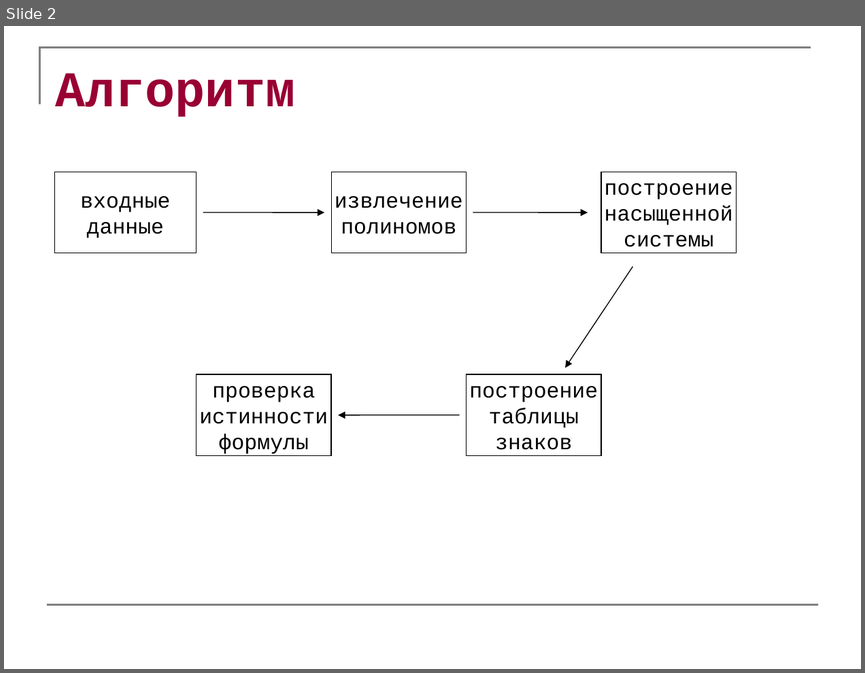
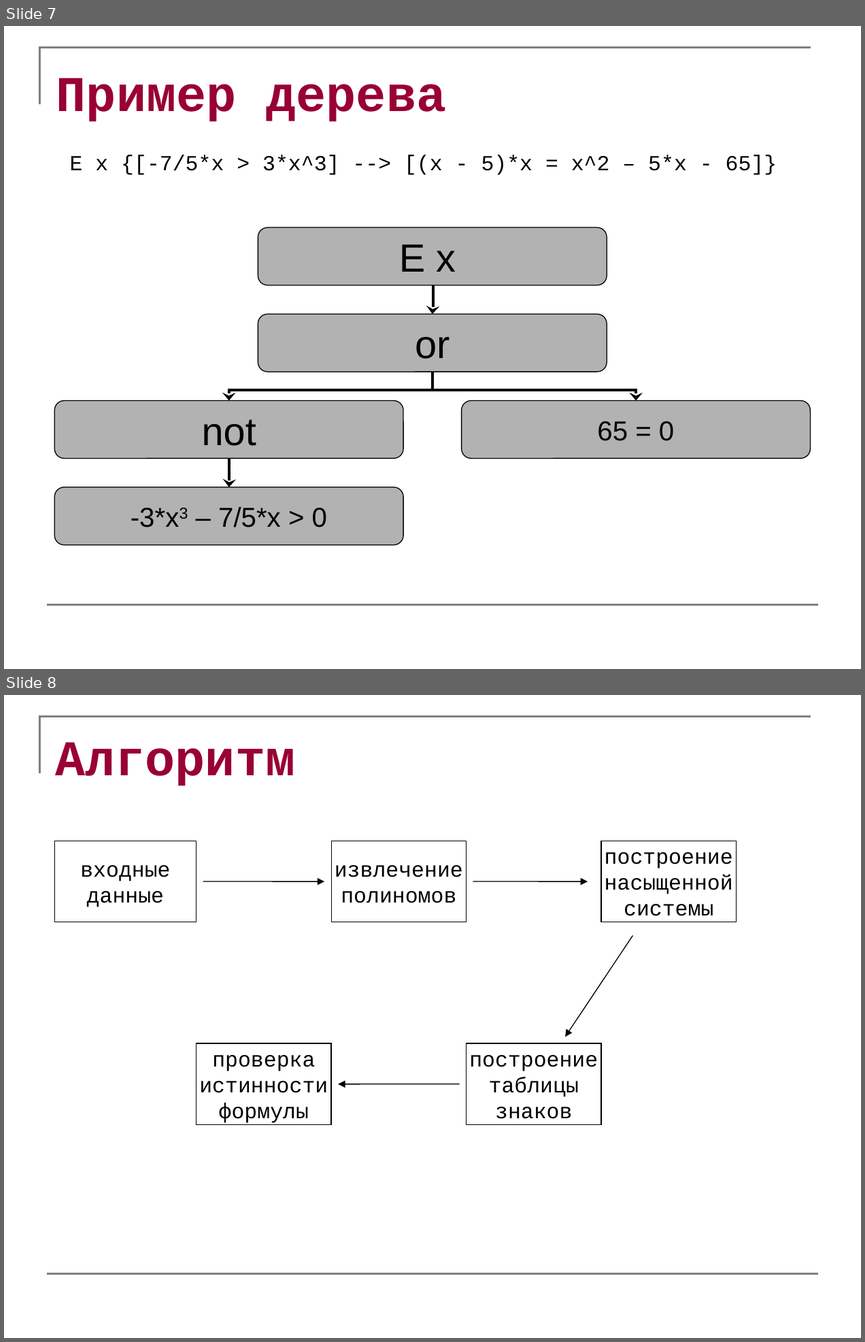
Before and after one commit to abreslav/tarsky, a slide deck: docs/Алгоритм Тарского.ppt. Shown one above the other, each under a label of ours: slide 2 before the commit, slides 7 and 8 after it. The pictures are 865x673 and 865x1342 pixels, drawn with LibreOffice and Linux fonts; fonts in the diff are those of the drawing. Boxes give left, top, right and bottom in pixels: in the first picture for what was removed or moved away, otherwise in the second. Text is boxed around its words. In the diff, an @@ line names an element or a change of style, - is before the commit and + after.

```diff
--- a/docs/Алгоритм Тарского.ppt
+++ b/docs/Алгоритм Тарского.ppt
@@ slide 7 added at (4,26,861,669), background #FFFFFF; not listed: 2 template elements that a slide beside it also shows @@
@@ text added at (56,78,447,122), 42 pt, text #990033, bold @@
+Пример дерева
@@ text added at (70,155,777,175), 18 pt, text #000000 @@
+E x {[-7/5*x > 3*x^3] --> [(x - 5)*x = x^2 – 5*x - 65]}
@@ group added at (54,227,810,544): 5 rounded rectangles, 4 elbow arrows @@
+E x
+or
+not
+65 = 0
+-3*x3 – 7/5*x > 0
@@ what was slide 2 is now slide 8 @@
```
Also in this commit, not shown: 4 slides changed, 4 other slides added.
